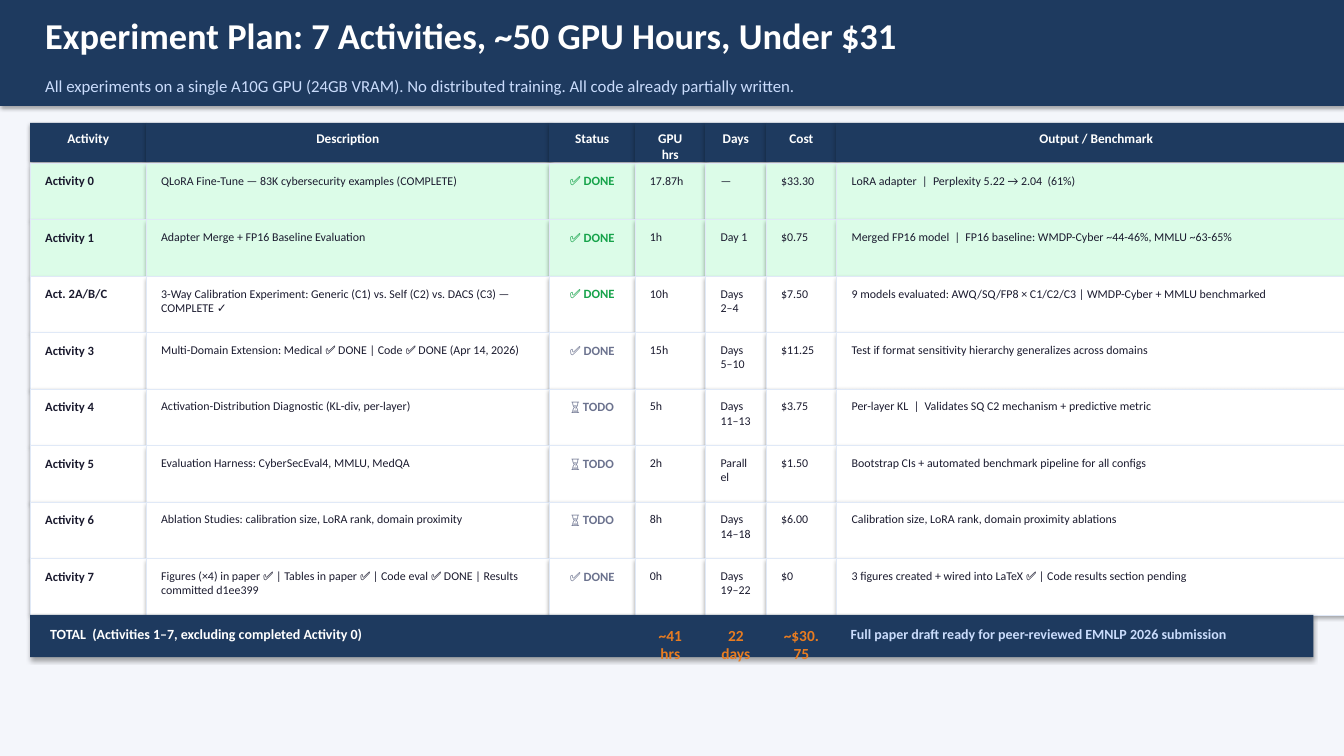
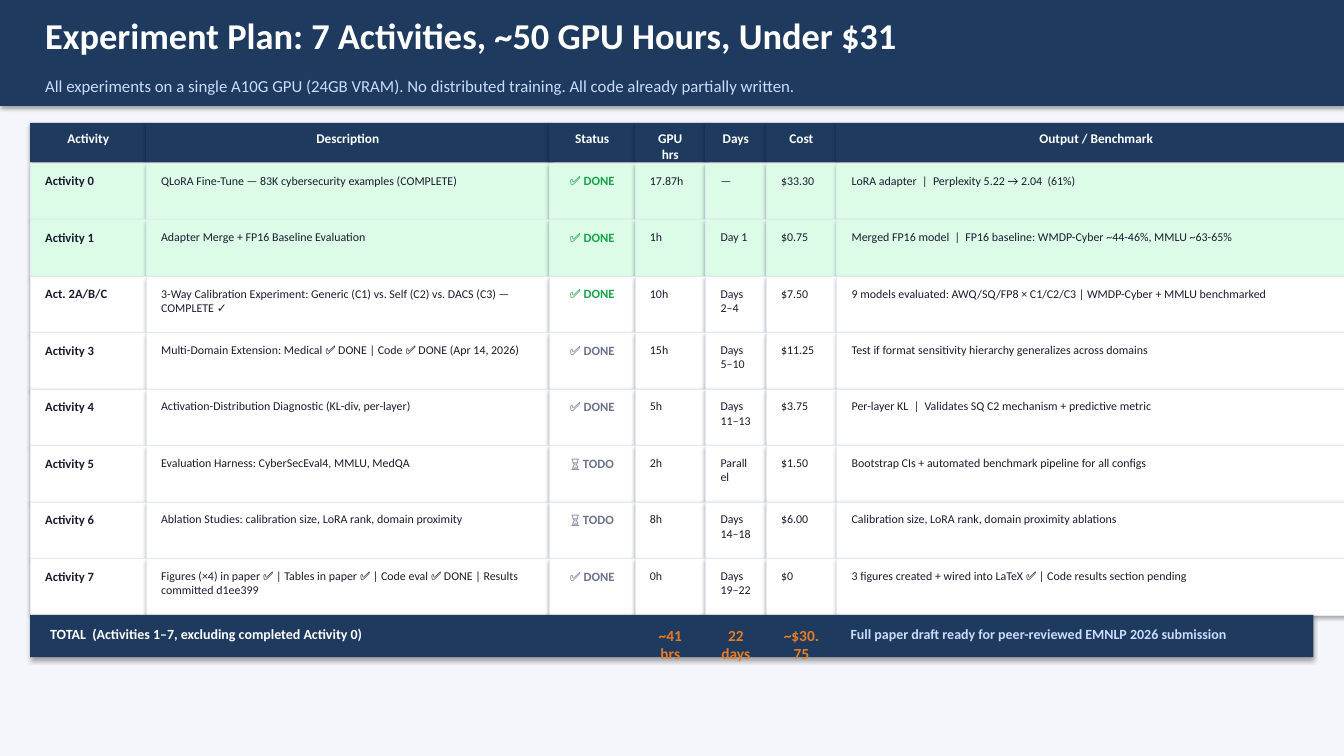
Before and after one commit to DeepankDixit/dacs-emnlp, a slide deck: slide 5 of documentation/docx/DACS_Manager_Briefing.pptx. Drawn at 1344x756 pixels with LibreOffice and Linux fonts; fonts in the diff are those of the drawing. Boxes give left, top, right and bottom in pixels: in the first picture for what was removed or moved away, otherwise in the second. Text is boxed around its words. In the diff, an @@ line names an element or a change of style, - is before the commit and + after.

```diff
--- a/documentation/docx/DACS_Manager_Briefing.pptx
+++ b/documentation/docx/DACS_Manager_Briefing.pptx
@@ text at (584, 403, 615, 411): text changed @@
-⏳ TODO
+✅ DONE
```
Also in this commit, not shown: 1 other slide changed, 2 other files.
